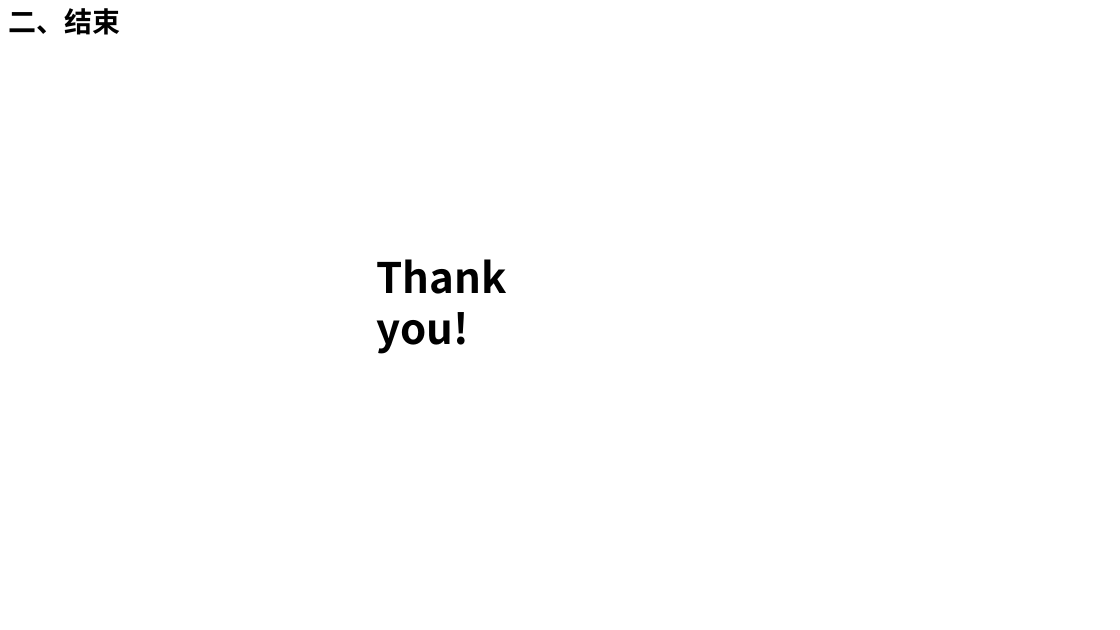
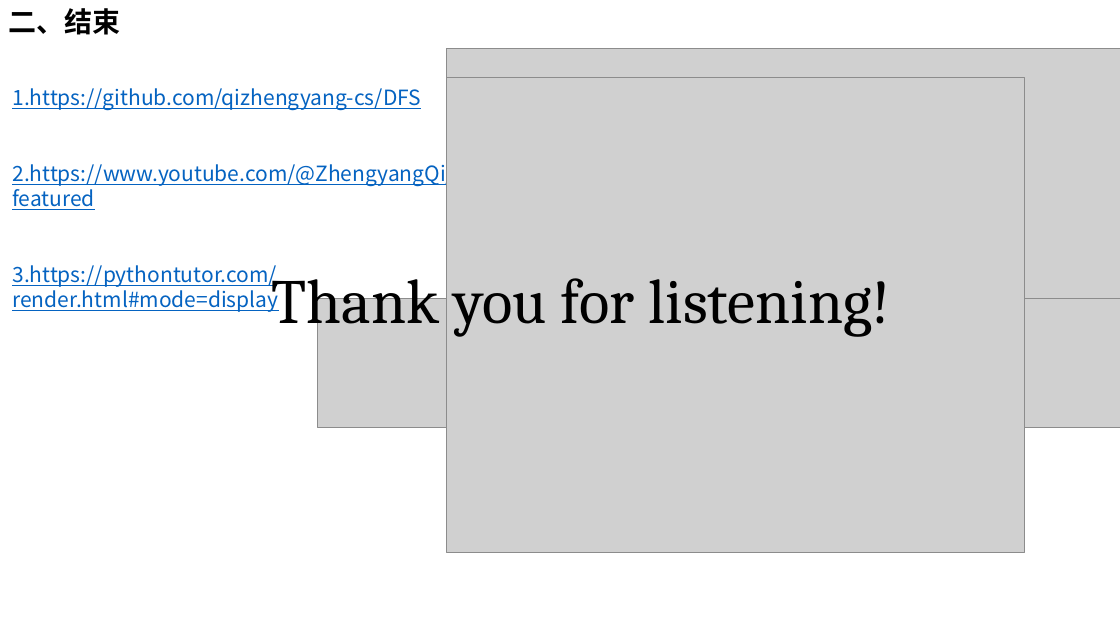
Before and after one commit to qizhengyang-cs/DFS, a slide deck: slide 21 of DFS基础入门.pptx. Drawn at 1120x630 pixels with LibreOffice and Linux fonts; fonts in the diff are those of the drawing; grey boxes stand for pictures. Boxes give left, top, right and bottom in pixels: in the first picture for what was removed or moved away, otherwise in the second. Text is boxed around its words. In the diff, an @@ line names an element or a change of style, - is before the commit and + after.

```diff
--- a/DFS基础入门.pptx
+++ b/DFS基础入门.pptx
@@ picture added at (x1=446, y1=49, x2=1120, y2=307) @@
@@ text added at (x1=12, y1=88, x2=454, y2=312), 18 pt, text #0563C1, underline @@
+1.https://github.com/qizhengyang-cs/DFS
+2.https://www.youtube.com/@ZhengyangQi/featured
+3.https://pythontutor.com/render.html#mode=display
@@ picture added at (x1=446, y1=78, x2=1025, y2=553) @@
@@ text at (x1=271, y1=265, x2=891, y2=337): text changed; size 36 to 54 pt; font Noto Sans CJK SC to Cambria; bold off @@
-Thank you!
+Thank you for listening!
@@ picture added at (x1=318, y1=299, x2=1120, y2=428) @@
```
